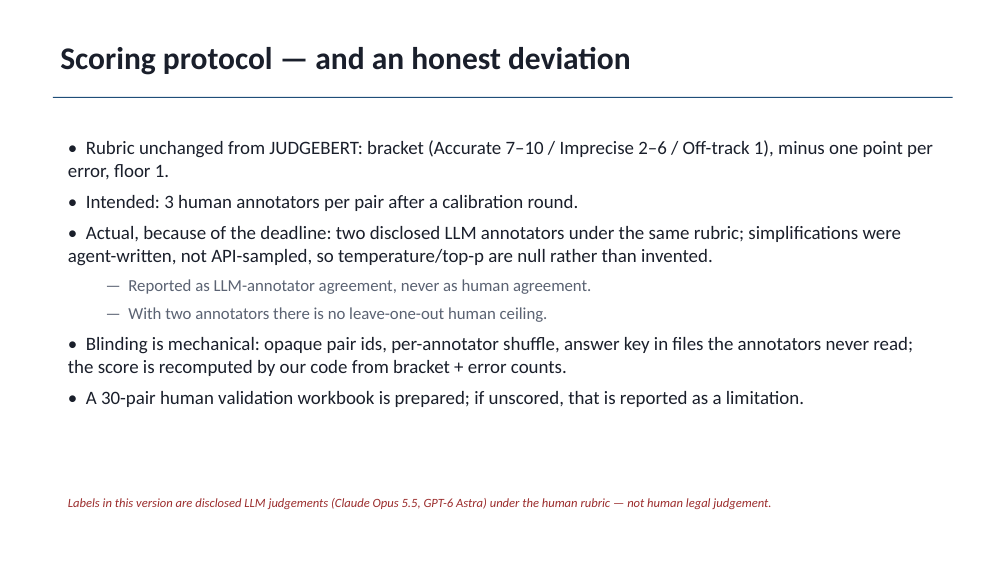
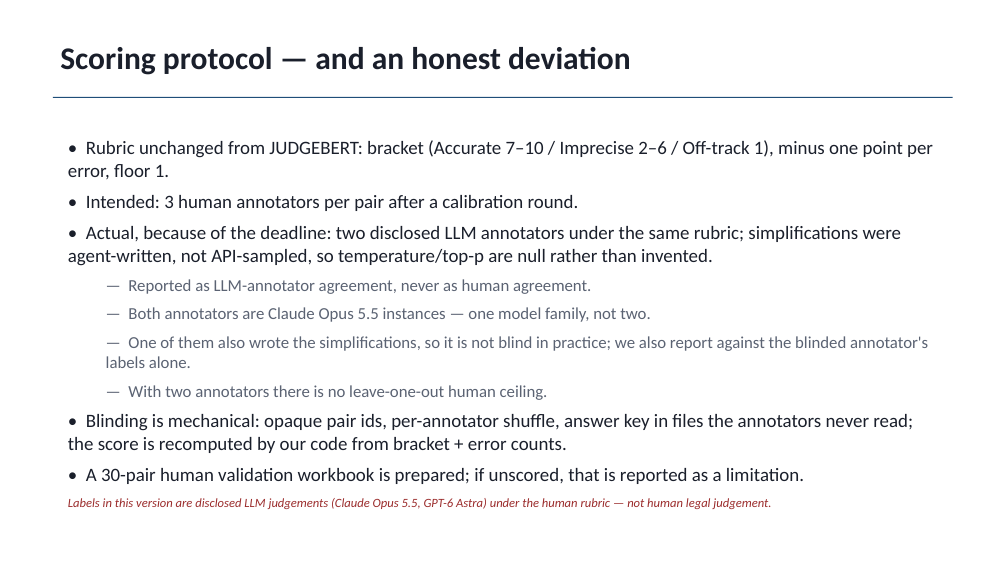
Before and after one commit to atharv-0509/legal-meaning-preservation-hi-en, a slide deck: slide 8 of paper/out/LMP_slides.pptx. Drawn at 1008x567 pixels with LibreOffice and Linux fonts; fonts in the diff are those of the drawing. Boxes give left, top, right and bottom in pixels: in the first picture for what was removed or moved away, otherwise in the second. Text is boxed around its words. In the diff, an @@ line names an element or a change of style, - is before the commit and + after.

```diff
--- a/paper/out/LMP_slides.pptx
+++ b/paper/out/LMP_slides.pptx
@@ text at (106, 307, 928, 368): paragraphs added @@
+  — Both annotators are Claude Opus 5.5 instances — one model family, not two.
+  — One of them also wrote the simplifications, so it is not blind in practice; we also report against the blinded annotator's labels alone.
```
Also in this commit, not shown: 1 other slide changed, 5 other files.
